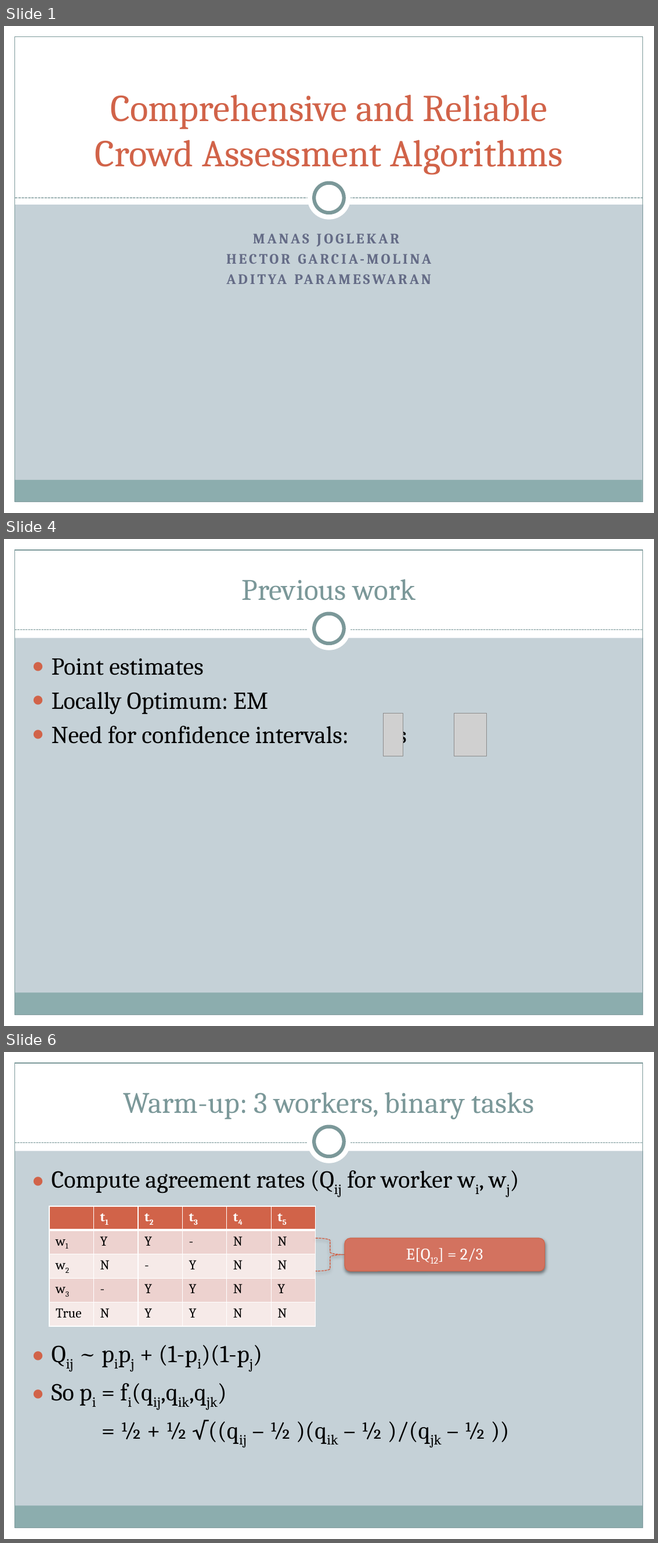
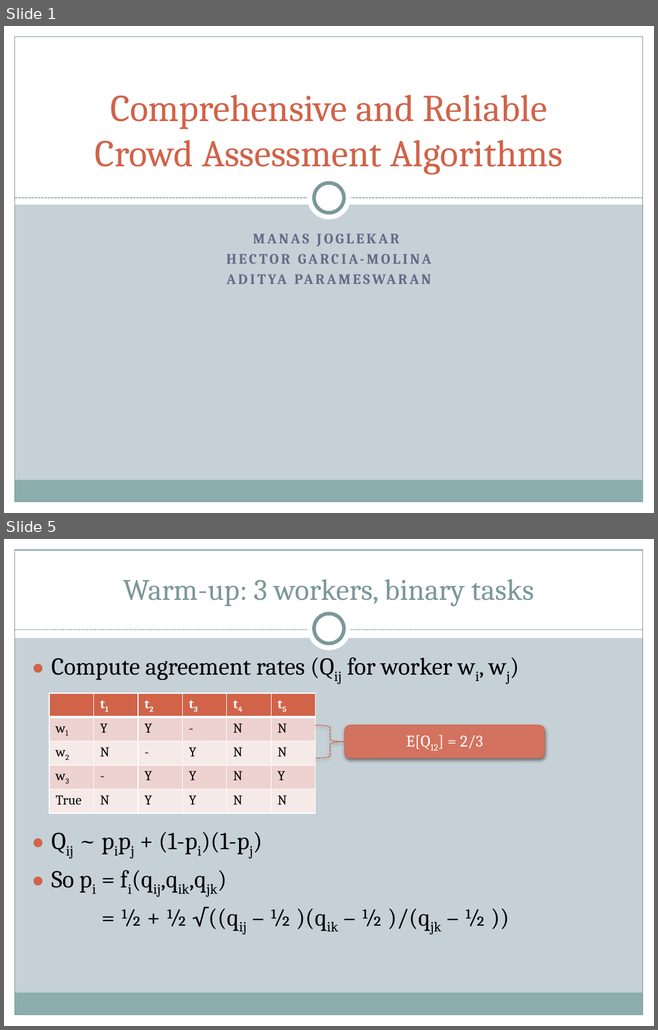
Before and after one commit to brahmaneya/WorkerEvaluationGeneral, a slide deck: Presentation/WorkerEval.pptx. Shown one above the other, each under a label of ours: slides 1, 4 and 6 before the commit, slides 1 and 5 after it; the slides between them are not shown. The pictures are 658x1543 and 658x1030 pixels, drawn with LibreOffice and Linux fonts; fonts in the diff are those of the drawing; grey boxes stand for pictures; background and template pictures are left out. Boxes give left, top, right and bottom in pixels: in the first picture for what was removed or moved away, otherwise in the second. Text is boxed around its words. In the diff, an @@ line names an element or a change of style, - is before the commit and + after.

```diff
--- a/Presentation/WorkerEval.pptx
+++ b/Presentation/WorkerEval.pptx
@@ slide 4 removed at [4, 539, 654, 1026], background #C5D1D7; not listed: 9 template elements that a slide beside it also shows @@
@@ title removed at [242, 579, 415, 600] @@
-Previous work
@@ text removed at [52, 658, 407, 749] @@
-● Point estimates
-● Locally Optimum: EM
-● Need for confidence intervals: vs
@@ picture removed at [383, 713, 402, 756] @@
@@ picture removed at [454, 713, 486, 756] @@
@@ what was slide 6 is now slide 5 @@
```
Also in this commit, not shown: 2 slides changed, 1 slide added, 1 other slide removed, 1 other file.
